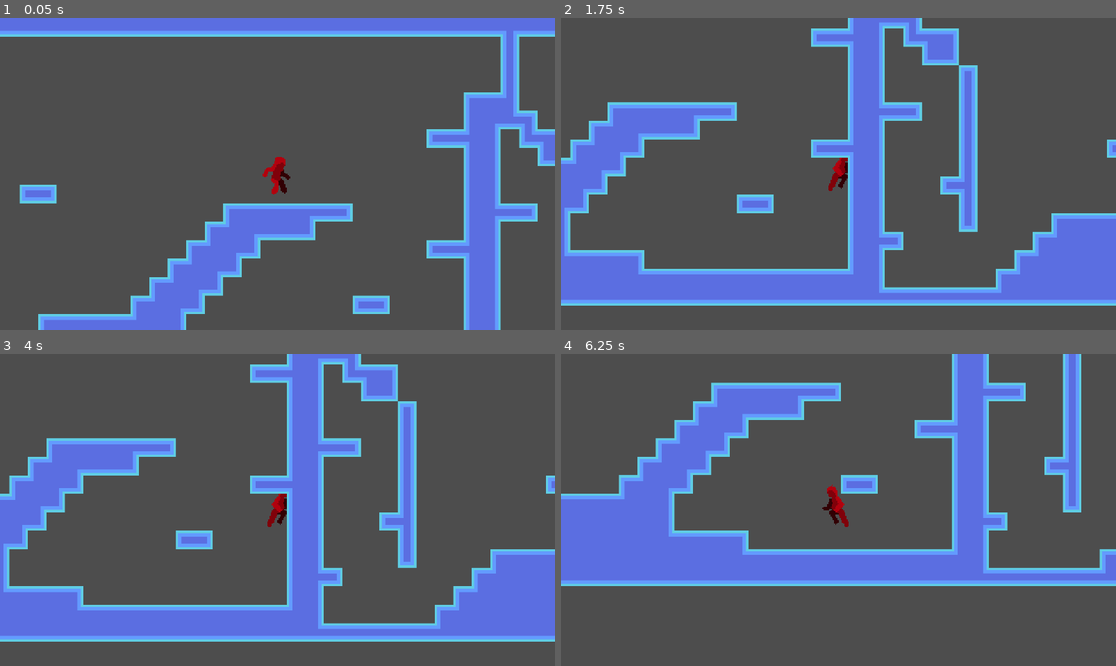
Above: before the commit, frames 1-4 (two rows, left to right).
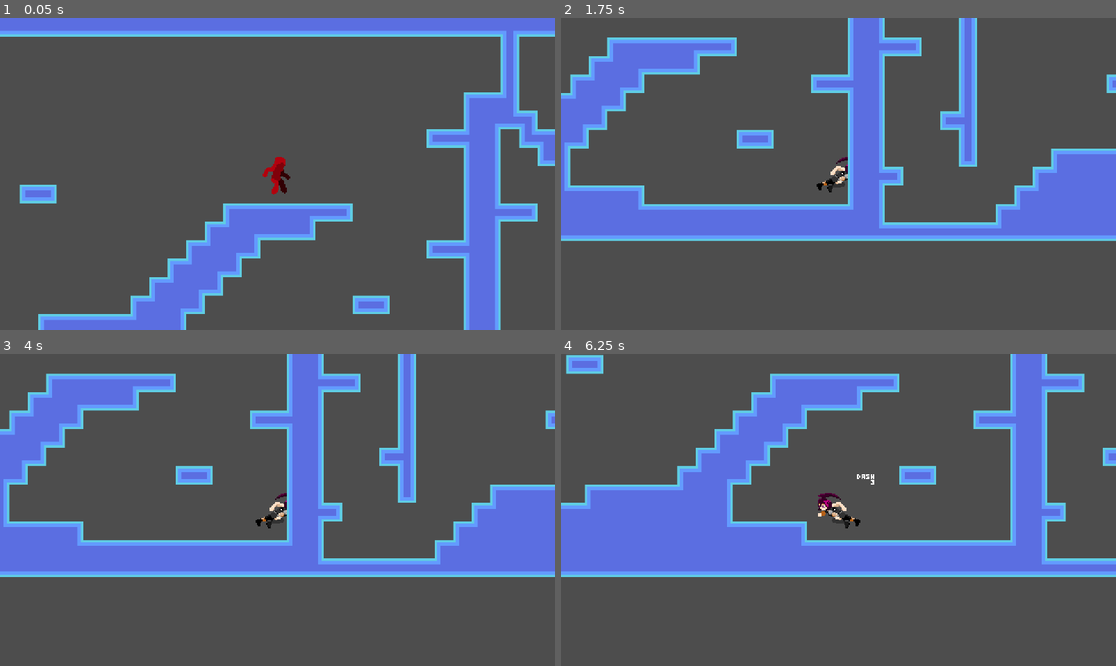
Above: after the commit, the same moments.

Repository: Komixa/Metroid-Godot
Game: Godot game, scene res://World/Scenes/world.tscn
Two runs of this game, one before a commit and one after it. Both use one fixed random seed, a clock stepped at 60 frames per second and the inputs below.
Inputs (mouse positions are in pixels of both pictures, inside the frame that each line leads up to):
- Up to frame 1 (0.05 s): no input
- Up to frame 2 (1.75 s): tap Enter (ui_accept) at 0.5, 0.77, 1.52 s; move the mouse to (960, 158) at 0.52 s; hold Shift (dash, bound only before the commit) 0.53-1.28 s; hold D (ui_right) from 0.53 s (still down); click (960, 158) at 0.67 s; tap U (game_attack, bound only after the commit) at 0.8, 1.35 s; move the mouse to (727, 189) at 1.27 s; tap J (game_dash, bound only after the commit) at 1.55 s
- Up to frame 3 (4 s): move the mouse to (333, 441) at 2.02 s; release D (ui_right) at 2.03 s; hold Q (ui_left) 2.03-2.78 s; hold Shift (dash, bound only before the commit) 2.03-2.78 s; tap J (game_dash, bound only after the commit) at 2.1, 3.8 s; move the mouse to (249, 572) at 2.77 s; hold D (ui_right) from 2.78 s (still down); tap Shift (dash, bound only before the commit) at 2.85 s; click (249, 572) at 2.92 s; tap Enter (ui_accept) at 3.02, 3.77 s; tap U (game_attack, bound only after the commit) at 3.05, 3.6 s; move the mouse to (444, 556) at 3.52 s
- Up to frame 4 (6.25 s): move the mouse to (672, 463) at 4.27 s; release D (ui_right) at 4.28 s; hold Q (ui_left) 4.28-5.03 s; tap J (game_dash, bound only after the commit) at 4.35, 6.05 s; tap Enter (ui_accept) at 4.52, 6.02 s; tap Shift (dash, bound only before the commit) at 4.55 s; move the mouse to (866, 510) at 5.02 s; hold D (ui_right) 5.03-5.78 s; hold Shift (dash, bound only before the commit) 5.03-5.78 s; click (866, 510) at 5.17 s; tap U (game_attack, bound only after the commit) at 5.3, 5.85 s; move the mouse to (755, 432) at 5.77 s; hold Q (ui_left) from 5.78 s (still down)

Frame 1 is identical in both runs. In frame 2, 41% of the frame differs, in the area x 0-100%, y 0-93%; in frame 3, 41%; in frame 4, 32%.

Commit message:
added Dash mechanic

Diff:
--- a/Player/Scenes/Player.tscn
+++ b/Player/Scenes/Player.tscn
@@ -1,12 +1,15 @@
-[gd_scene load_steps=18 format=3 uid="uid://bo5q00rkrow5a"]
+[gd_scene load_steps=34 format=3 uid="uid://bo5q00rkrow5a"]
 
 [ext_resource type="Script" path="res://Player/Scripts/Player.gd" id="1_c07h8"]
 [ext_resource type="Texture2D" uid="uid://b7gmuan1mgfog" path="res://Player/Sprites/Crouch_Left.png" id="2_56iik"]
+[ext_resource type="Texture2D" uid="uid://do05pu6nrjox8" path="res://Player/Sprites/Attack_Right_1.png" id="2_c5e1k"]
 [ext_resource type="Texture2D" uid="uid://dbj2lqwtvoo13" path="res://Player/Sprites/Idle_Right.png" id="2_v30eu"]
 [ext_resource type="Texture2D" uid="uid://byrnlnc8rugkp" path="res://Player/Sprites/Idle_Left.png" id="2_xmtur"]
 [ext_resource type="Texture2D" uid="uid://dldux56cw6nlv" path="res://Player/Sprites/Crouch_Right.png" id="3_eecaa"]
+[ext_resource type="Texture2D" uid="uid://il6x6lxb6g4j" path="res://Player/Sprites/Attack_Right_2.png" id="3_sekcl"]
 [ext_resource type="Texture2D" uid="uid://bcc68pra4qaq7" path="res://Player/Sprites/Idle_Jump_Left.png" id="4_3vxtb"]
 [ext_resource type="Texture2D" uid="uid://bi18500kf2rw" path="res://Player/Sprites/Run_Left.png" id="4_bier5"]
+[ext_resource type="Texture2D" uid="uid://dao23skrc7dn2" path="res://Player/Sprites/Attack_Right_3.png" id="4_ctpx5"]
 [ext_resource type="Texture2D" uid="uid://def8d5tqpex8p" path="res://Player/Sprites/Dash_Left.png" id="4_js5ie"]
 [ext_resource type="Texture2D" uid="uid://hx1qqns6thop" path="res://Player/Sprites/Jump_Right.png" id="4_lc4lt"]
 [ext_resource type="Texture2D" uid="uid://c4g5q5ea7lb2" path="res://Player/Sprites/Falling_Left.png" id="4_m61v0"]
@@ -19,10 +22,92 @@
 [sub_resource type="RectangleShape2D" id="RectangleShape2D_6wv03"]
 size = Vector2(15, 30)
 
+[sub_resource type="AtlasTexture" id="AtlasTexture_5k4qx"]
+atlas = ExtResource("2_c5e1k")
+region = Rect2(0, 0, 64, 64)
+
+[sub_resource type="AtlasTexture" id="AtlasTexture_f46t1"]
+atlas = ExtResource("2_c5e1k")
+region = Rect2(64, 0, 64, 64)
+
+[sub_resource type="AtlasTexture" id="AtlasTexture_4fem4"]
+atlas = ExtResource("2_c5e1k")
+region = Rect2(128, 0, 64, 64)
+
+[sub_resource type="AtlasTexture" id="AtlasTexture_8qlwa"]
+atlas = ExtResource("4_js5ie")
+region = Rect2(0, 0, 64, 64)
+
+[sub_resource type="AtlasTexture" id="AtlasTexture_ksv85"]
+atlas = ExtResource("4_js5ie")
+region = Rect2(64, 0, 64, 64)
+
+[sub_resource type="AtlasTexture" id="AtlasTexture_ygv06"]
+atlas = ExtResource("4_js5ie")
+region = Rect2(128, 0, 64, 64)
+
+[sub_resource type="AtlasTexture" id="AtlasTexture_npxls"]
+atlas = ExtResource("4_js5ie")
+region = Rect2(192, 0, 64, 64)
+
+[sub_resource type="AtlasTexture" id="AtlasTexture_7rsb1"]
+atlas = ExtResource("4_js5ie")
+region = Rect2(256, 0, 64, 64)
+
+[sub_resource type="AtlasTexture" id="AtlasTexture_hbbx1"]
+atlas = ExtResource("5_xr54m")
+region = Rect2(0, 0, 64, 64)
+
+[sub_resource type="AtlasTexture" id="AtlasTexture_aldac"]
+atlas = ExtResource("5_xr54m")
+region = Rect2(64, 0, 64, 64)
+
+[sub_resource type="AtlasTexture" id="AtlasTexture_qcgtj"]
+atlas = ExtResource("5_xr54m")
+region = Rect2(128, 0, 64, 64)
+
+[sub_resource type="AtlasTexture" id="AtlasTexture_3qkxy"]
+atlas = ExtResource("5_xr54m")
+region = Rect2(192, 0, 64, 64)
+
+[sub_resource type="AtlasTexture" id="AtlasTexture_hdowo"]
+atlas = ExtResource("5_xr54m")
+region = Rect2(256, 0, 64, 64)
+
 [sub_resource type="SpriteFrames" id="SpriteFrames_6p67x"]
 animations = [{
 "frames": [{
 "duration": 1.0,
+"texture": SubResource("AtlasTexture_5k4qx")
+}, {
+"duration": 1.0,
+"texture": SubResource("AtlasTexture_f46t1")
+}, {
+"duration": 1.0,
+"texture": SubResource("AtlasTexture_4fem4")
+}],
+"loop": true,
+"name": &"Attack_Right_1",
+"speed": 5.0
+}, {
+"frames": [{
+"duration": 1.0,
+"texture": ExtResource("3_sekcl")
+}],
+"loop": true,
+"name": &"Attack_Right_2",
+"speed": 5.0
+}, {
+"frames": [{
+"duration": 1.0,
+"texture": ExtResource("4_ctpx5")
+}],
+"loop": true,
+"name": &"Attack_Right_3",
+"speed": 5.0
+}, {
+"frames": [{
+"duration": 1.0,
 "texture": ExtResource("2_56iik")
 }],
 "loop": true,
@@ -39,7 +124,19 @@
 }, {
 "frames": [{
 "duration": 1.0,
-"texture": ExtResource("4_js5ie")
+"texture": SubResource("AtlasTexture_8qlwa")
+}, {
+"duration": 1.0,
+"texture": SubResource("AtlasTexture_ksv85")
+}, {
+"duration": 1.0,
+"texture": SubResource("AtlasTexture_ygv06")
+}, {
+"duration": 1.0,
+"texture": SubResource("AtlasTexture_npxls")
+}, {
+"duration": 1.0,
+"texture": SubResource("AtlasTexture_7rsb1")
 }],
 "loop": true,
 "name": &"Dash_Left",
@@ -47,7 +144,19 @@
 }, {
 "frames": [{
 "duration": 1.0,
-"texture": ExtResource("5_xr54m")
+"texture": SubResource("AtlasTexture_hbbx1")
+}, {
+"duration": 1.0,
+"texture": SubResource("AtlasTexture_aldac")
+}, {
+"duration": 1.0,
+"texture": SubResource("AtlasTexture_qcgtj")
+}, {
+"duration": 1.0,
+"texture": SubResource("AtlasTexture_3qkxy")
+}, {
+"duration": 1.0,
+"texture": SubResource("AtlasTexture_hdowo")
 }],
 "loop": true,
 "name": &"Dash_Right",
@@ -144,7 +253,7 @@
 
 [node name="Player_Anim" type="AnimatedSprite2D" parent="."]
 sprite_frames = SubResource("SpriteFrames_6p67x")
-animation = &"Dash_Right"
+animation = &"Dash_Left"
 
 [node name="Camera2D" type="Camera2D" parent="."]
 zoom = Vector2(4, 4)
--- a/Player/Scripts/Player.gd
+++ b/Player/Scripts/Player.gd
@@ -6,16 +6,18 @@
 var fall_vel = 5
 var current_direction = "right"
 var crouch = false
-var dash = false
+
+var dash = 0
+var dash_t = 15
+var dash_cd = 40
+var has_dash = dash_cd
 
 @onready var anim = $Player_Anim
 
 func _physics_process(delta):
 	current_gravity()
-	#check_crouch_state()
 	player_mvt()
 	animation_player()
-
 	movement = movement.normalized() * speed * delta
 	move_and_slide()
 
@@ -25,7 +27,8 @@
 	var JUMP = Input.is_action_just_pressed("ui_accept")
 	var DOWN = Input.is_action_pressed("ui_down")
 	var UP = Input.is_action_pressed("ui_up")
-	var DASH = Input.is_action_pressed("dash")
+	var DASH = Input.is_action_just_pressed("game_dash")
+	var ATTACK = Input.is_action_just_pressed("game_attack")
 
 	movement.x = -int(LEFT) + int(RIGHT)
 	movement.y = -int(JUMP)
@@ -35,6 +38,13 @@
 	else:
 		velocity.x = 0
 
+	if DASH and has_dash == dash_cd:
+		dash = dash_t
+		has_dash = 0
+
+	if ATTACK:
+		player_atk()
+
 	if JUMP and is_on_floor():
 		fall_vel -= jump_ht
 
@@ -43,11 +53,10 @@
 	if !DOWN:
 		crouch = false
 
-	if DASH:
-		dash = true
-		player_dash()
-	if !DASH:
-		dash = false
+	if dash > 0:
+		dash -=1
+	if has_dash < dash_cd:
+		has_dash += 1
 
 #func check_crouch_state():
 	#if crouch:
@@ -123,6 +132,17 @@
 		if !is_on_floor():
 			if velocity.y > 0:
 				anim.play("Fall_Right")
+	#dash
+	if dash > 0:
+		speed = (dash*(int(800/dash_t)))
+		if current_direction == "left":
+			anim.play("Dash_Left")
+			anim.frame = int((dash_t-dash)/5)
+		if current_direction == "right":
+			anim.play("Dash_Right")
+			anim.frame = int((dash_t-dash)/5)
+		if !is_on_floor():
+			velocity.y = 0
 
 func current_gravity():
 	var new_gravity = gravity_force.new()
@@ -134,11 +154,5 @@
 	if fall_vel >= new_gravity.terminal_vel:
 		fall_vel = new_gravity.terminal_vel
 
-func player_dash():
-	if current_direction == "left":
-		anim.play("Dash_Left")
-	if current_direction == "right":
-		anim.play("Dash_Right")
-
 func player_atk():
 	pass
--- a/project.godot
+++ b/project.godot
@@ -56,9 +56,14 @@
 , Object(InputEventJoypadMotion,"resource_local_to_scene":false,"resource_name":"","device":0,"axis":1,"axis_value":1.0,"script":null)
 ]
 }
-dash={
+game_dash={
 "deadzone": 0.5,
-"events": [Object(InputEventKey,"resource_local_to_scene":fa …(140 unchanged characters)… d":false,"keycode":0,"physical_keycode":4194325,"key_label":0,"unicode":0,"echo":false,"script":null)
+"events": [Object(InputEventKey,"resource_local_to_scene":fa …(140 unchanged characters)… d":false,"keycode":0,"physical_keycode":74,"key_label":0,"unicode":106,"echo":false,"script":null)
+]
+}
+game_attack={
+"deadzone": 0.5,
+"events": [Object(InputEventKey,"resource_local_to_scene":false,"resource_name":"","device":-1,"window_id":0,"alt_pressed":false,"shift_pressed":false,"ctrl_pressed":false,"meta_pressed":false,"pressed":false,"keycode":0,"physical_keycode":85,"key_label":0,"unicode":117,"echo":false,"script":null)
 ]
 }
 
Binary file added: Player/Sprites/Attack_Right_1.png
Not shown, added: Player/Sprites/Attack_Right_1.png.import
Binary file added: Player/Sprites/Attack_Right_2.png
Not shown, added: Player/Sprites/Attack_Right_2.png.import
Binary file added: Player/Sprites/Attack_Right_3.png
Not shown, added: Player/Sprites/Attack_Right_3.png.import
Binary file changed: Player/Sprites/Dash_Left.png
Binary file changed: Player/Sprites/Dash_Right.png
Binary file changed: Player/Sprites/Idle_Left.png
Binary file changed: Player/Sprites/Idle_Right.png
